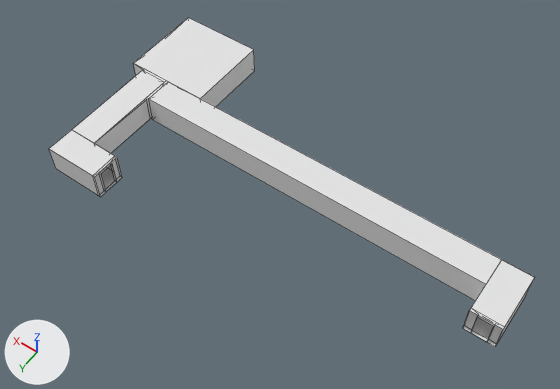
A saved change to the Blender file DyNaDeMo/assets/Textures/Char2DeathRoute.blend.
Before and after are seen from a camera (50 mm lens) standing at (-14.43, 15.02, 19.5) and looking at (-5.79, 2.92, 0.49). Arrows for +X, +Y and +Z are at lower left; the lights stay in place. Mesh edges are drawn as thin lines.

The older version as bpy lines, for what is in view:
```python
me_observebuttondoorsc = bpy.data.meshes.new('ObserveButtonDoorsC')
me_observebuttondoorsc.from_pydata(...)  # 96 vertices, 66 faces, 21 loose edges; spans x -2.7..0.3, y -28.0..1.0, z 0.0..1.0
# faces by material slot: [18, 16, 16, 16]
me_observebuttondoorsc.materials.append(mat_room_001)  # white #e5e5e5
me_observebuttondoorsc.materials.append(mat_room_011)  # white #e5e5e5
me_observebuttondoorsc.materials.append(mat_room_013)  # white #e5e5e5
me_observebuttondoorsc.materials.append(mat_room_003)  # white #e5e5e5
me_observeroom = bpy.data.meshes.new('ObserveRoom')
me_observeroom.from_pydata(...)  # 16 vertices, 10 faces; spans x -1.0..1.0, y -1.0..1.0, z 0.0..1.0
me_observeroom.materials.append(mat_room_001)  # white #e5e5e5
ob_observebuttondoorsc = bpy.data.objects.new('ObserveButtonDoorsC', me_observebuttondoorsc)
ob_observebuttondoorsc.location = (0.5, 2.0, 0.0)
ob_observebuttondoorsc.rotation_euler = (0.0, 0.0, -1.571)  # degrees (0, 0, -90)
ob_observebuttondoorsc.scale = (1.5, 0.5, 1.0)
ob_observeroom = bpy.data.objects.new('ObserveRoom', me_observeroom)
ob_observeroom.location = (0.0, 0.0, 0.0)
ob_observeroom.rotation_euler = (0.0, 0.0, -1.571)  # degrees (0, 0, -90)
ob_observeroom.scale = (1.5, 1.5, 1.0)
```
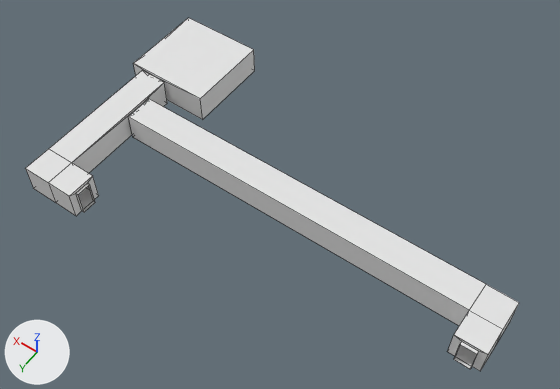
Changed parts and their boxes (x1, y1, x2, y2) in the pictures (560 x 389 px):
'ObserveButtonDoorsC', deleted
    before: (49, 69, 535, 346)
    faces in mat_room_013 (white #e5e5e5): (147, 81, 502, 301)
    faces in mat_room_001 (white #e5e5e5): (72, 69, 166, 153)
    faces in mat_room_011 (white #e5e5e5): (463, 260, 535, 346)
    faces in mat_room_003 (white #e5e5e5): (49, 130, 122, 197)
'DoorsObserveC', added
    after: (129, 99, 519, 371)
'ObserveButtonC', added
    after: (25, 71, 167, 216)

The change, as a list of edits to the scene's bpy script:
```text
Add me_observebuttonc:
    me_observebuttonc.from_pydata(...)  # 36 vertices, 28 faces; spans x -2.67..1.0, y -3.0..1.0, z 0.0..1.0
    me_observebuttonc.materials.append(mat_room_001)  # white #e5e5e5
Add me_doorsobservec:
    me_doorsobservec.from_pydata(...)  # 32 vertices, 26 faces; spans x -1.0..0.3, y -28.0..-1.0, z 0.0..1.0
    me_doorsobservec.materials.append(mat_room_001)  # white #e5e5e5
Remove ob_observebuttondoorsc:
    ob_observebuttondoorsc = bpy.data.objects.new('ObserveButtonDoorsC', me_observebuttondoorsc)
    ob_observebuttondoorsc.location = (0.5, 2.0, 0.0)
    ob_observebuttondoorsc.rotation_euler = (0.0, 0.0, -1.571)  # degrees (0, 0, -90)
    ob_observebuttondoorsc.scale = (1.5, 0.5, 1.0)
Add ob_observebuttonc:
    ob_observebuttonc = bpy.data.objects.new('ObserveButtonC', me_observebuttonc)
    ob_observebuttonc.location = (0.5, 3.0, 0.0)
    ob_observebuttonc.rotation_euler = (0.0, 0.0, -1.571)  # degrees (0, 0, -90)
    ob_observebuttonc.scale = (1.5, 0.5, 1.0)
Add ob_doorsobservec:
    ob_doorsobservec = bpy.data.objects.new('DoorsObserveC', me_doorsobservec)
    ob_doorsobservec.location = (0.5, 3.0, 0.0)
    ob_doorsobservec.rotation_euler = (0.0, 0.0, -1.571)  # degrees (0, 0, -90)
    ob_doorsobservec.scale = (1.5, 0.5, 1.0)
```
